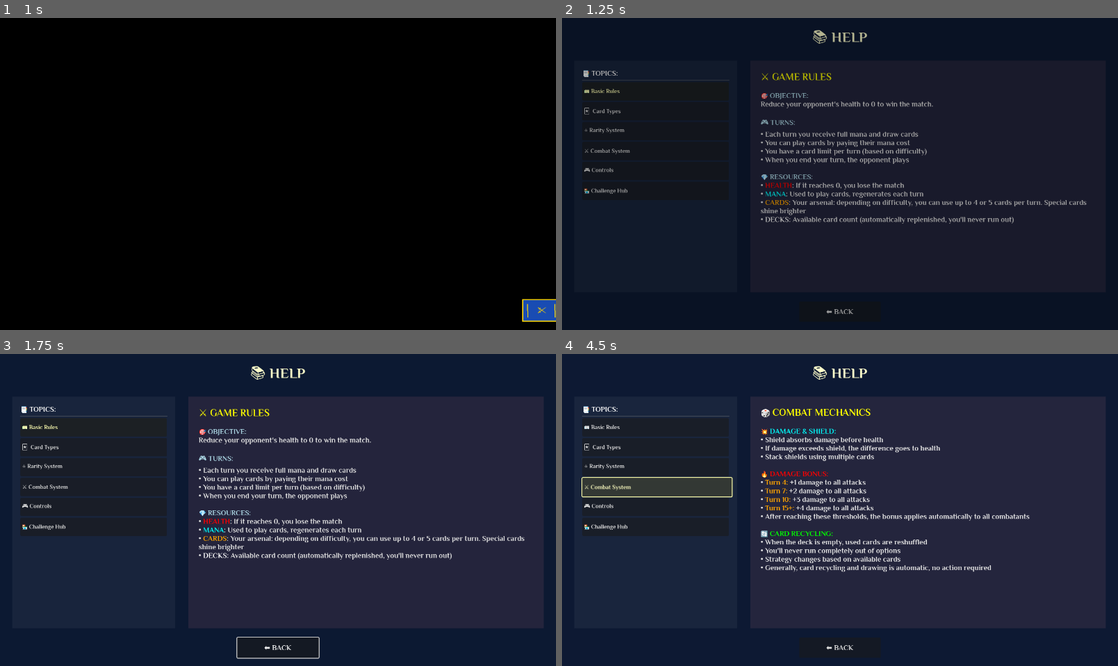
Above: before the commit, frames 1-4 (two rows, left to right).
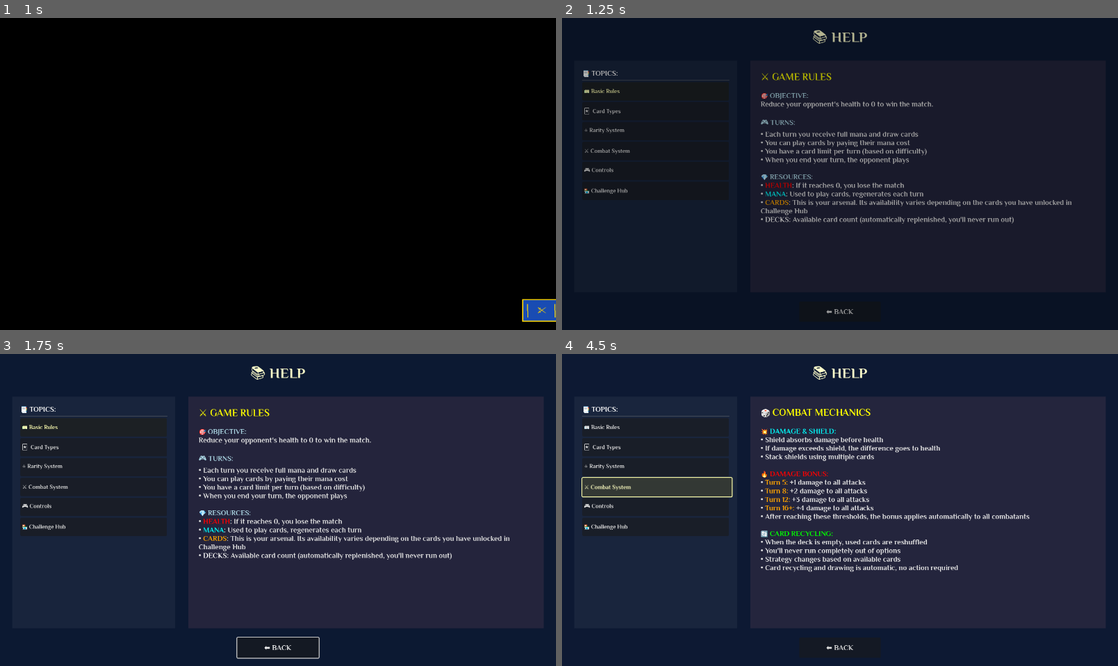
Above: after the commit, the same moments.

Repository: lextrack/Card-Vault-Keeper-Arena
Game: Godot game, scene res://scenes/MainMenu.tscn
The game is run twice, just before and just after one commit, with the same random seed, the same clock (stepped at 60 frames per second) and the same inputs. Video files are missing from this copy of the repository; at most half a second of black plays in their place. Sound files missing from this copy of the repository are replaced by a short silence.
Inputs (mouse positions are in pixels of both pictures, inside the frame that each line leads up to):
- Up to frame 1 (1 s): click "HELP" at 0.5 s
- Up to frame 2 (1.25 s): no input
- Up to frame 3 (1.75 s): tap Enter (game_select) at 1.25 s; move the mouse to (400, 494) at 1.27 s; hold Right (ui_right) from 1.28 s (still down); hold C (ChallengeHub_access) from 1.28 s (still down); click (400, 494) at 1.42 s
- Up to frame 4 (4.5 s): release Right (ui_right) at 2 s; release C (ChallengeHub_access) at 2 s; click "📖 Basic Rules" at 2 s; click "🃏 Card Types" at 2.75 s; click "⭐ Rarity System" at 3.5 s; click "⚔️ Combat System" at 4.25 s

Frame 1 is identical in both runs. In frame 2, 0.6% of the frame differs, in the area x 35-95%, y 58-64%; in frame 3, 0.6%; in frame 4, 0.8%, in the area x 36-78%, y 40-70%.

Commit message:
Changes in the db and help menu

Diff:
--- a/scripts/CardDatabase.gd
+++ b/scripts/CardDatabase.gd
@@ -101,7 +101,7 @@
 		},
 		{
 			"name": "Critical Strike",
-			"cost": 6,
+			"cost": 9,
 			"damage": 22,
 			"type": "attack",
 			"rarity": RaritySystem.Rarity.RARE,
@@ -141,7 +141,7 @@
 		},
 		{
 			"name": "Annihilation",
-			"cost": 7,
+			"cost": 8,
 			"damage": 20,
 			"type": "attack",
 			"rarity": RaritySystem.Rarity.EPIC,
--- a/scripts/HelpMenu.gd
+++ b/scripts/HelpMenu.gd
@@ -33,7 +33,7 @@
 [font_size=18][color=lightblue]💎 RESOURCES:[/color][/font_size]
 • [color=red]HEALTH[/color]: If it reaches 0, you lose the match
 • [color=cyan]MANA[/color]: Used to play cards, regenerates each turn
-• [color=orange]CARDS[/color]: Your arsenal: depending on difficulty, you can use up to 4 or 5 cards per turn. Special cards shine brighter
+• [color=orange]CARDS[/color]: This is your arsenal. Its availability varies depending on the cards you have unlocked in Challenge Hub
 • [color=white]DECKS[/color]: Available card count (automatically replenished, you'll never run out)""",
 
 	"🃏  Card Types": """[font_size=24][color=yellow]🗂️ CARD TYPES[/color][/font_size]
@@ -41,43 +41,43 @@
 [font_size=18][color=red]⚔️ ATTACK CARDS:[/color][/font_size]
 • Deal direct damage to the opponent
 • First affects shield, then health
-• Examples: Basic Strike (1 damage), Sharp Sword (5 damage)
+• Examples: Basic Strike (1 damage)
 
 [font_size=18][color=green]💚 HEALING CARDS:[/color][/font_size]
 • Restore your lost health
 • Can be used even exceeding your max health
-• Examples: Bandage (2 health), Major Potion (8 health)
+• Examples: Bandage (2 health)
 
 [font_size=18][color=cyan]🛡️ SHIELD CARDS:[/color][/font_size]
 • Absorb incoming damage
 • Stack if used consecutively
 • Don't regenerate automatically
-• Examples: Block (2 shield), Reinforced Shield (6 shield)""",
+• Examples: Block (2 shield)""",
 
 	"⭐ Rarity System": """[font_size=24][color=yellow]💎 CARD RARITY[/color][/font_size]
 
-[font_size=18][color=white]⚪ COMMON (White):[/color][/font_size]
+[font_size=18][color=white]⚪ COMMON:[/color][/font_size]
 • Basic balanced cards
 • Appear frequently
 • Simple but useful effects
 • Example: Basic Strike, Bandage
 
-[font_size=18][color=green]🟢 UNCOMMON (Green):[/color][/font_size]
+[font_size=18][color=green]🟢 UNCOMMON:[/color][/font_size]
 • More powerful effects than common cards
 • Appear occasionally
 • More visual shine
 • Example: Sharp Sword, Potion
 
-[font_size=18][color=cyan]🔵 RARE (Blue):[/color][/font_size]
+[font_size=18][color=cyan]🔵 RARE:[/color][/font_size]
 • Very powerful cards
 • Only appear sometimes
 • Distinctive blue glow
 • Example: Critical Strike, Major Heal
 
-[font_size=18][color=magenta]🟣 EPIC (Purple):[/color][/font_size]
+[font_size=18][color=magenta]🟣 EPIC:[/color][/font_size]
 • Most powerful in the game
 • Devastating effects
-• Example: Annihilation (20 damage), Regeneration (12 health)""",
+• Example: Annihilation (20 damage)""",
 
 	"⚔️ Combat System": """[font_size=24][color=yellow]🎲 COMBAT MECHANICS[/color][/font_size]
 
@@ -87,17 +87,17 @@
 • Stack shields using multiple cards
 
 [font_size=18][color=red]🔥 DAMAGE BONUS:[/color][/font_size]
-• [color=orange]Turn 4:[/color] +1 damage to all attacks
-• [color=orange]Turn 7:[/color] +2 damage to all attacks
-• [color=orange]Turn 10:[/color] +3 damage to all attacks
-• [color=orange]Turn 15+:[/color] +4 damage to all attacks
+• [color=orange]Turn 5:[/color] +1 damage to all attacks
+• [color=orange]Turn 8:[/color] +2 damage to all attacks
+• [color=orange]Turn 12:[/color] +3 damage to all attacks
+• [color=orange]Turn 16+:[/color] +4 damage to all attacks
 • After reaching these thresholds, the bonus applies automatically to all combatants
 
 [font_size=18][color=green]🔄 CARD RECYCLING:[/color][/font_size]
 • When the deck is empty, used cards are reshuffled
 • You'll never run completely out of options
 • Strategy changes based on available cards
-• Generally, card recycling and drawing is automatic, no action required""",
+• Card recycling and drawing is automatic, no action required""",
 
 	"🎮 Controls": """[font_size=24][color=yellow]🕹️ GAME CONTROLS[/color][/font_size]
 
@@ -121,7 +121,7 @@
 
 	"🏪 Challenge Hub": """[font_size=24][color=yellow]🏆 CHALLENGE HUB[/color][/font_size]
 
-[font_size=18][color=cyan]🤖 THE CARD COLLECTOR:[/color][/font_size]
+[font_size=18][color=cyan]🤖 THE CARD CURATOR:[/color][/font_size]
 • An AI that guards powerful card bundles
 • Complete challenges to prove your worth
 • She will be your final opponent in combat
